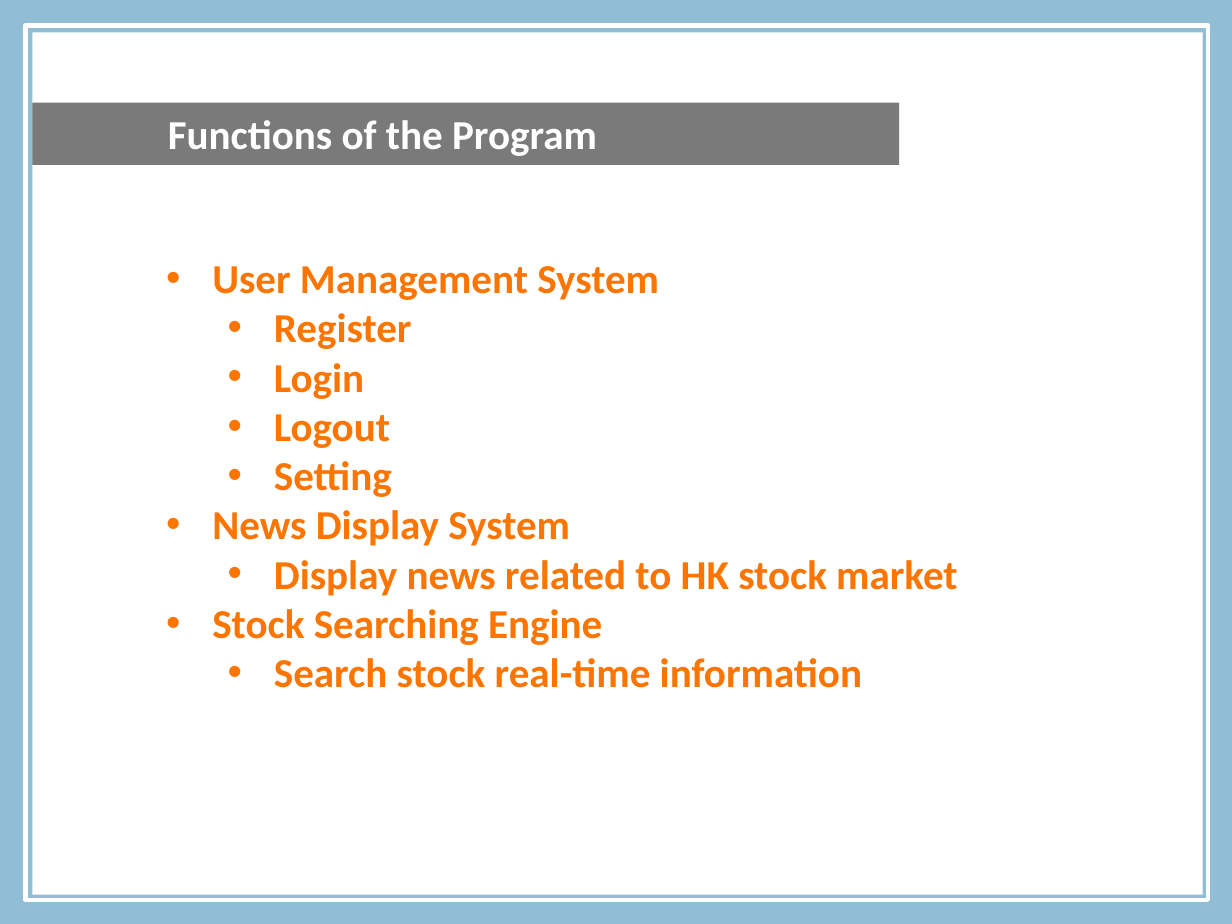
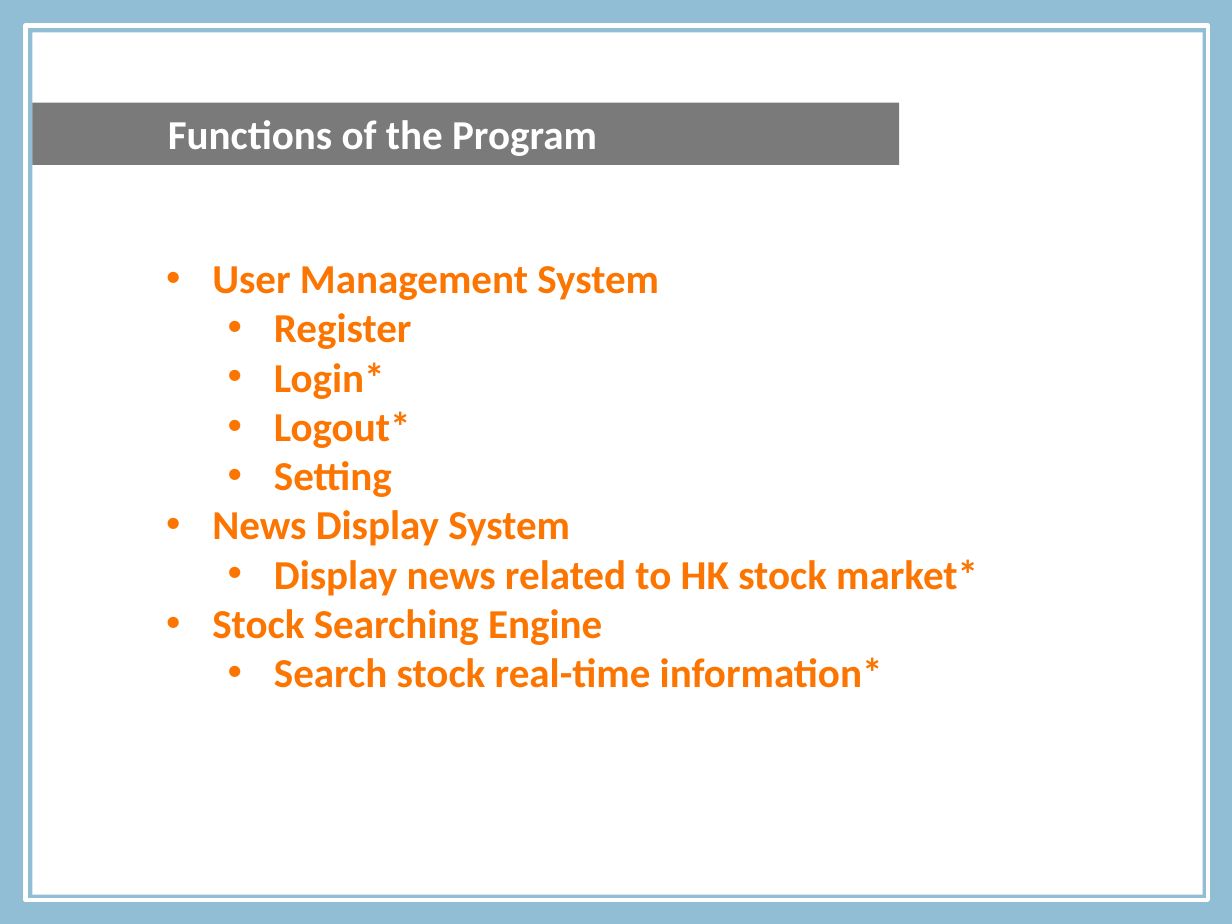
Before and after one commit to michaelleung0o0/comp3006, a slide deck: slide 7 of ppt/Presentation3.pptx. Drawn at 1232x924 pixels with LibreOffice and Linux fonts; fonts in the diff are those of the drawing; background and template pictures are left out. Boxes give left, top, right and bottom in pixels: in the first picture for what was removed or moved away, otherwise in the second. Text is boxed around its words. In the diff, an @@ line names an element or a change of style, - is before the commit and + after.

Commit message:
ppt change

```diff
--- a/ppt/Presentation3.pptx
+++ b/ppt/Presentation3.pptx
@@ text at (274,362,411,448): text changed @@
-  • Login
-  • Logout
+  • Login*
+  • Logout*
@@ text at (274,559,978,596): text changed @@
-  • Display news related to HK stock market
+  • Display news related to HK stock market*
@@ text at (274,657,883,688): text changed @@
-  • Search stock real-time information
+  • Search stock real-time information*
```
Also in this commit, not shown: 2 other slides changed, 10 slides added, 13 slides removed, 2 other files.
